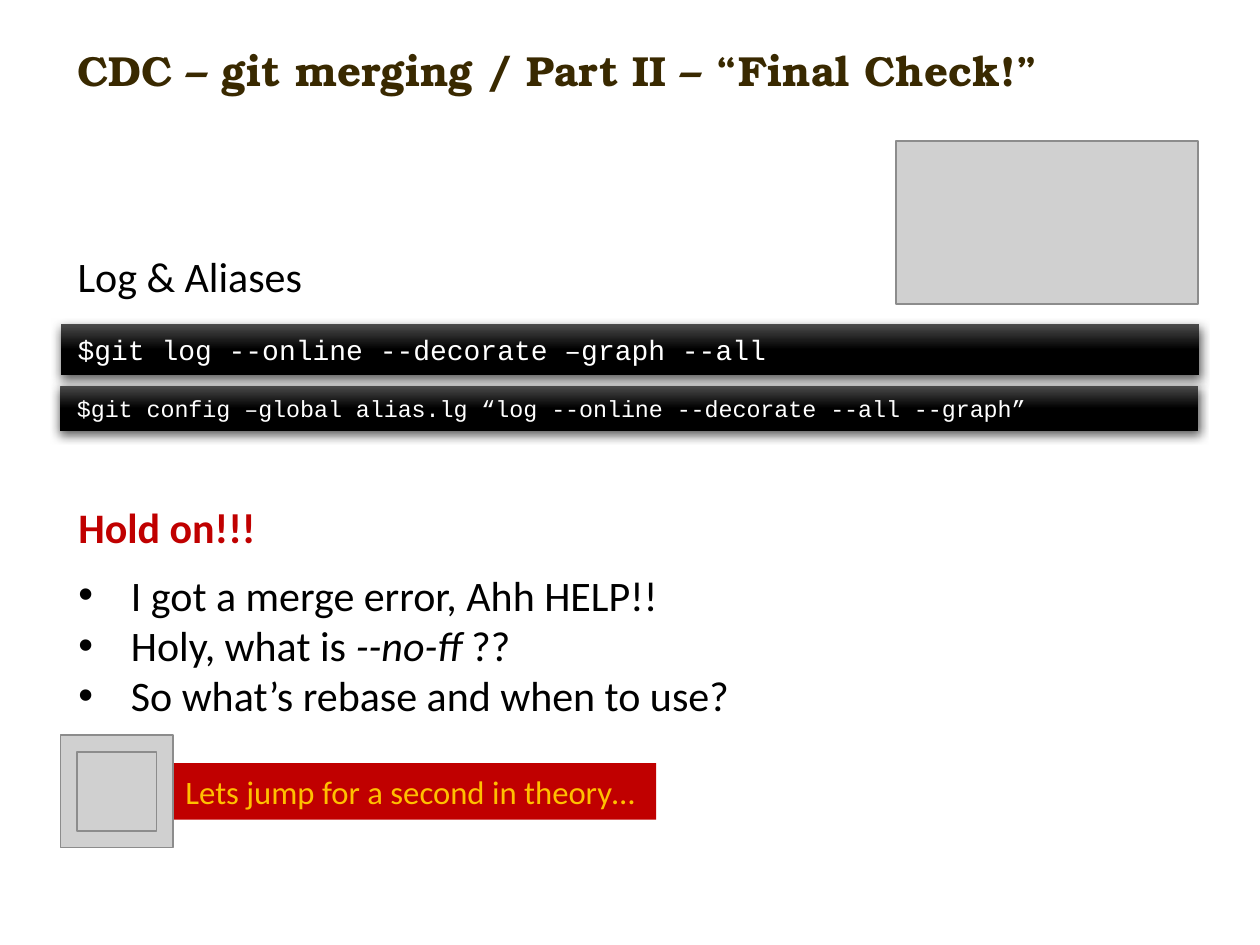
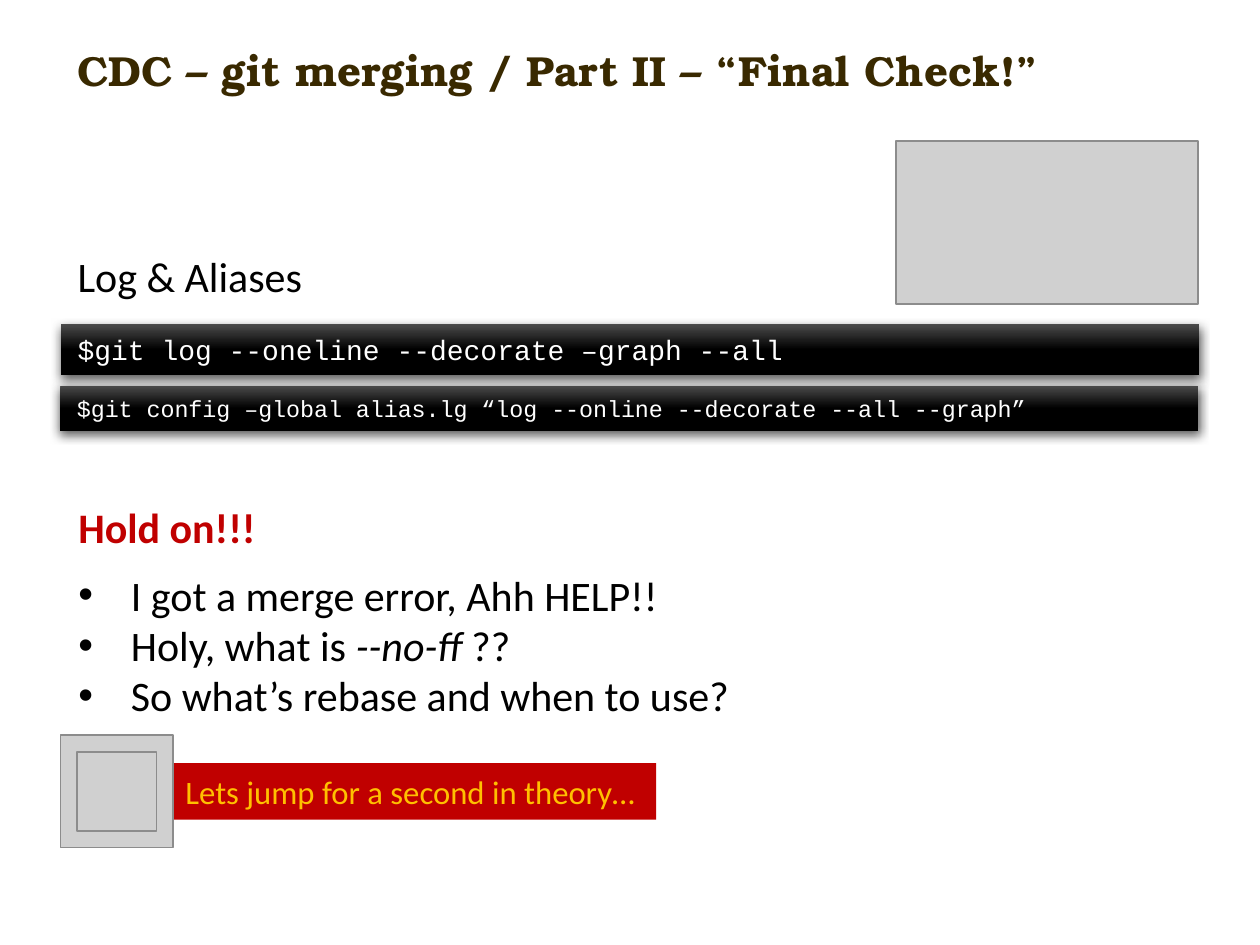
Before and after one commit to carlmitrais/wisdom, a slide deck: slide 10 of cdc_git_ws1.pptx. Drawn at 1260x945 pixels with LibreOffice and Linux fonts; fonts in the diff are those of the drawing; grey boxes stand for pictures; background and template pictures are left out. Boxes give left, top, right and bottom in pixels: in the first picture for what was removed or moved away, otherwise in the second. Text is boxed around its words. In the diff, an @@ line names an element or a change of style, - is before the commit and + after.

```diff
--- a/cdc_git_ws1.pptx
+++ b/cdc_git_ws1.pptx
@@ text in rectangle at <box>78,340,783,366</box>: text changed @@
-$git log --online --decorate –graph --all
+$git log --oneline --decorate –graph --all
```
Also in this commit, not shown: 4 other slides changed.
